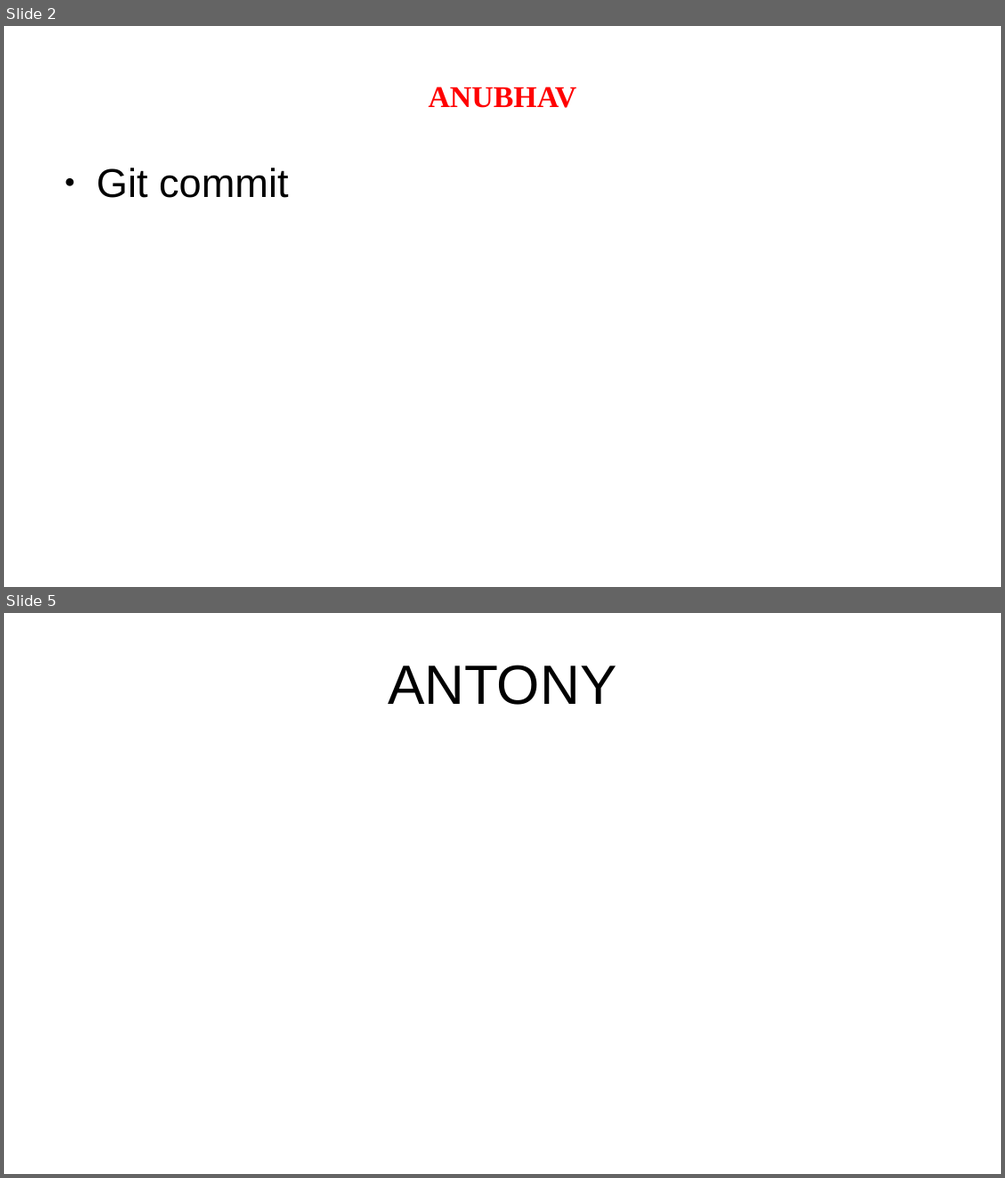
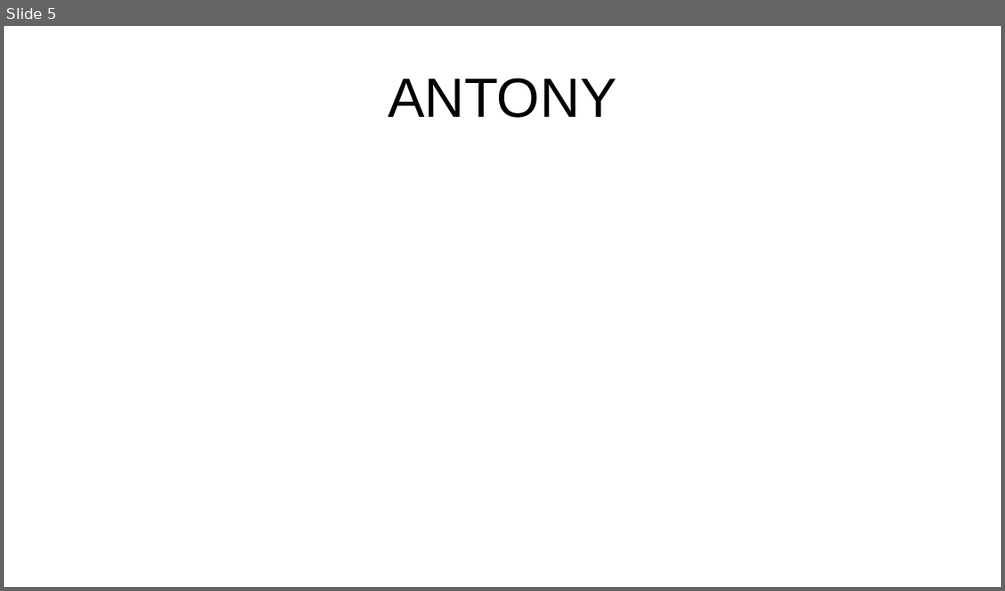
Before and after one commit to anubhavAnora/presentation, a slide deck: Presentation.odp. Shown one above the other, each under a label of ours: slides 2 and 5 before the commit, slide 5 after it; the slides between them are not shown. The pictures are 1005x1178 and 1005x591 pixels, drawn with LibreOffice and Linux fonts; fonts in the diff are those of the drawing. Boxes give left, top, right and bottom in pixels: in the first picture for what was removed or moved away, otherwise in the second. Text is boxed around its words. In the diff, an @@ line names an element or a change of style, - is before the commit and + after.

```diff
--- a/Presentation.odp
+++ b/Presentation.odp
@@ slide 2 removed at [4, 26, 1001, 587], background #FFFFFF @@
@@ title removed at [429, 87, 577, 108] @@
-ANUBHAV
@@ text removed at [97, 168, 288, 198] @@
-● Git commit
```
Also in this commit, not shown: 1 slide changed, 5 slides added, 3 other slides removed.
